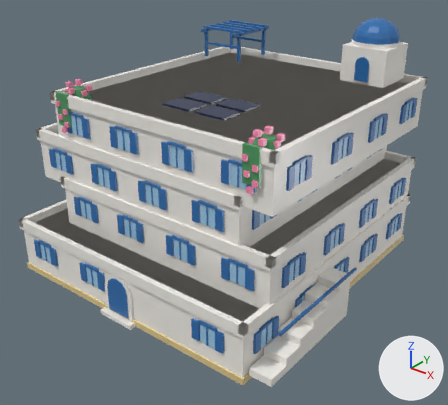
An edit to the glTF model assets/managed-models/buildings/house-2x2-4f-aegean-a-solar/house-2x2-4f-aegean-a-solar.glb, drawn before and after from the same camera.
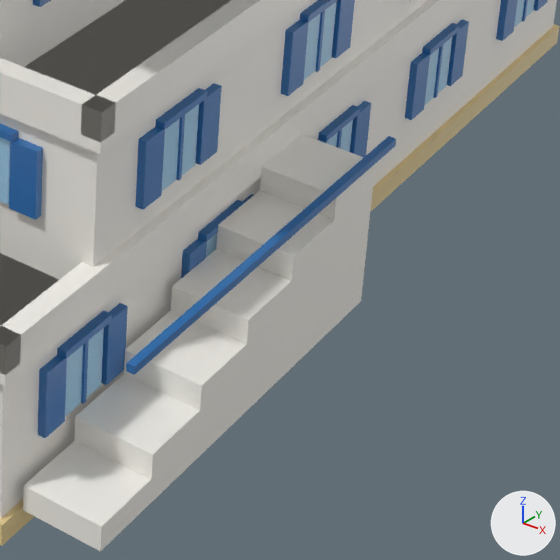
Each version appears first whole from a 50 mm lens placed at (2.31, -2.95, 2.24), pointed at (0.06, -0.13, 0.5), and next in a close-up on the part from 54% to 90% of the width and 56% to 96% of the height. Lighting does not change. The marker at lower right points along +X, +Y and +Z. The first two pictures are the older version. Vertices at exactly the same position are counted once.

Before the edit, the objects in view are built like this:
```python
me_house_2x2_4f_aegean_a_solar = bpy.data.meshes.new('house-2x2-4f-aegean-a-solar')
me_house_2x2_4f_aegean_a_solar.from_pydata(...)  # 3341 vertices, 5164 faces; spans x -1.0..0.99, y -1.0..1.0, z 0.0..1.59
me_house_2x2_4f_aegean_a_solar.materials.append(mat_m_house_2x2_4f_aegean_a_solar)
# before: 2833 (0.97, -0.85, 0.32) at pixel (126, 371), 2834 (0.99, -0.85, 0.32) at pixel (134, 374), 2835 (0.99, -0.07, 0.32) at pixel (395, 145), 2836 (0.97, -0.07, 0.32), 2837 (0.97, -0.85, 0.33) at pixel (126, 363)
# before: 2838 (0.99, -0.85, 0.33) at pixel (134, 366), 2839 (0.99, -0.07, 0.33) at pixel (396, 138), 2840 (0.97, -0.07, 0.33) at pixel (388, 136)
ob_house_2x2_4f_aegean_a_solar = bpy.data.objects.new('house-2x2-4f-aegean-a-solar', me_house_2x2_4f_aegean_a_solar)
ob_house_2x2_4f_aegean_a_solar.location = (0.0, 0.0, 0.0)
```
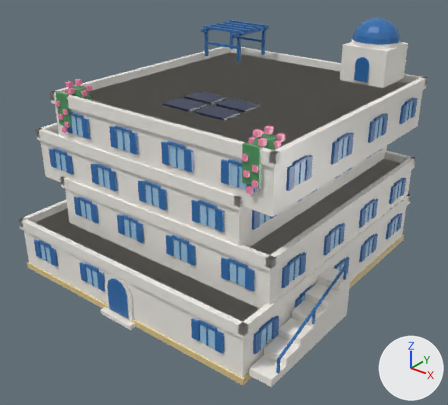
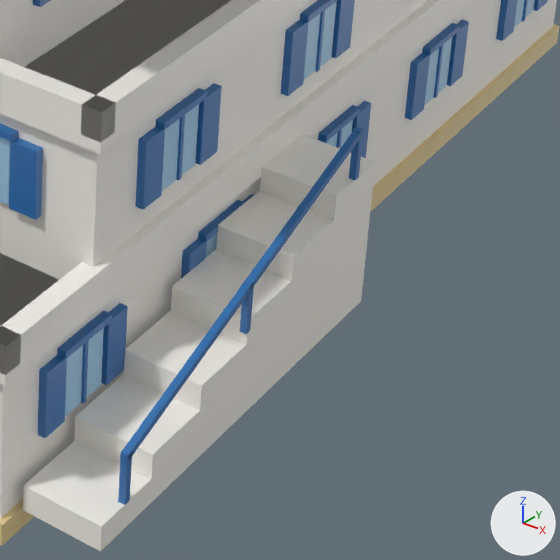
Location of each change, (x1, y1, x2, y2) in pixels of the close-ups (560 x 560 px; the box of a moved part takes in the faces that stretch with it):
part 1 of me_house_2x2_4f_aegean_a_solar, added (blue)
    after: (118, 451, 132, 505)
part 2 of me_house_2x2_4f_aegean_a_solar, added (blue)
    after: (240, 281, 254, 334)
part 3 of me_house_2x2_4f_aegean_a_solar, added (blue)
    after: (349, 127, 364, 180)
part 4 of me_house_2x2_4f_aegean_a_solar, moved or reshaped
    before: (126, 136, 396, 375)
    after: (122, 131, 361, 457)

Patch to the scene script:
```diff
--- a/assets/managed-models/buildings/house-2x2-4f-aegean-a-solar/house-2x2-4f-aegean-a-solar.glb.py
+++ b/assets/managed-models/buildings/house-2x2-4f-aegean-a-solar/house-2x2-4f-aegean-a-solar.glb.py
@@ me_house_2x2_4f_aegean_a_solar @@
 # used by ob_house_2x2_4f_aegean_a_solar; location = (0.0, 0.0, 0.0)
 # verts and faces of me_house_2x2_4f_aegean_a_solar; kept vertices keep their numbers, new ones are numbered from 3341
-me_house_2x2_4f_aegean_a_solar.from_pydata(...)  # 3341 vertices, 5164 faces; spans x -1.0..0.99, y -1.0..1.0, z 0.0..1.59
+me_house_2x2_4f_aegean_a_solar.from_pydata(...)  # 3365 vertices, 5200 faces; spans x -1.0..0.99, y -1.0..1.0, z 0.0..1.59
+# me_house_2x2_4f_aegean_a_solar part 1: a new loose piece, a box spanning x 0.974..0.986, y -0.856..-0.844, z 0.087..0.179, in mat_m_house_2x2_4f_aegean_a_solar
+# me_house_2x2_4f_aegean_a_solar part 2: a new loose piece, a box spanning x 0.974..0.986, y -0.531..-0.519, z 0.203..0.295, in mat_m_house_2x2_4f_aegean_a_solar
+# me_house_2x2_4f_aegean_a_solar part 3: a new loose piece, a box spanning x 0.974..0.986, y -0.206..-0.194, z 0.32..0.412, in mat_m_house_2x2_4f_aegean_a_solar
+# me_house_2x2_4f_aegean_a_solar part 4
+for i in [2833, 2834, 2837, 2838]: verts[i] += (0.0, 0.0, -0.15)
+for i in [2835, 2836, 2839, 2840]: verts[i] += (0.0, -0.13, 0.08)
 me_house_2x2_4f_aegean_a_solar.materials.append(mat_m_house_2x2_4f_aegean_a_solar)
```
